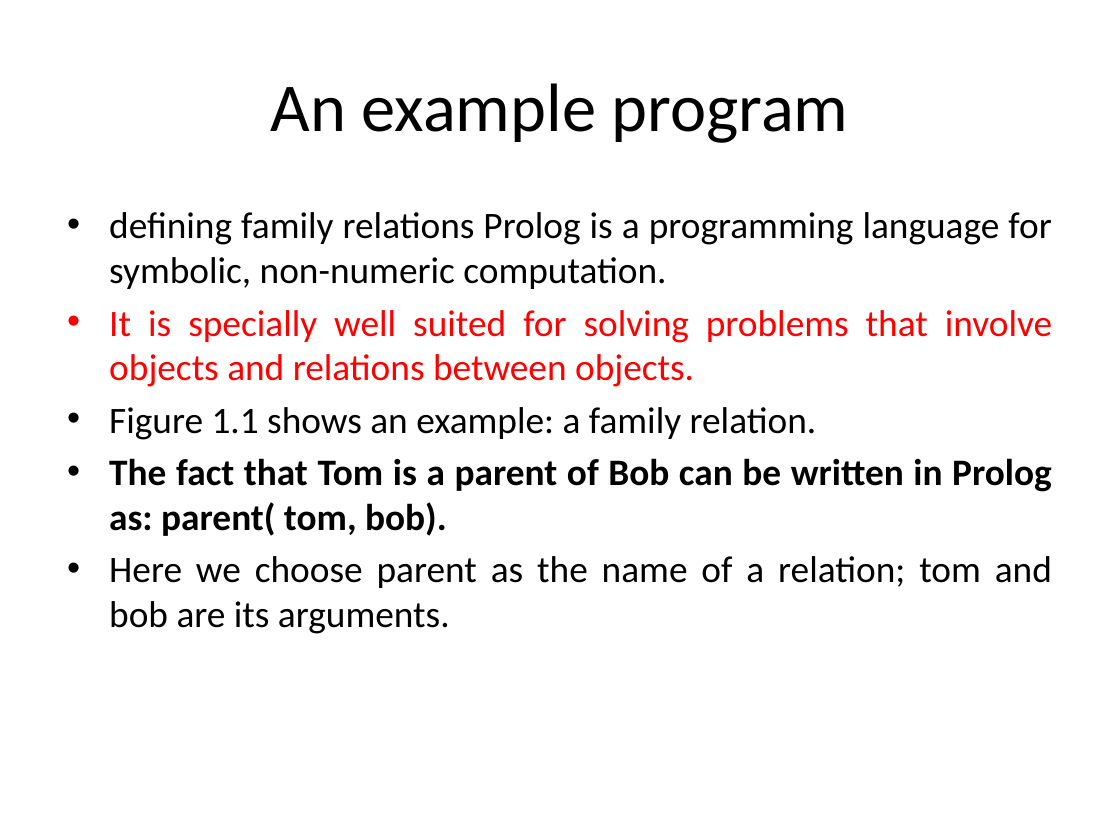
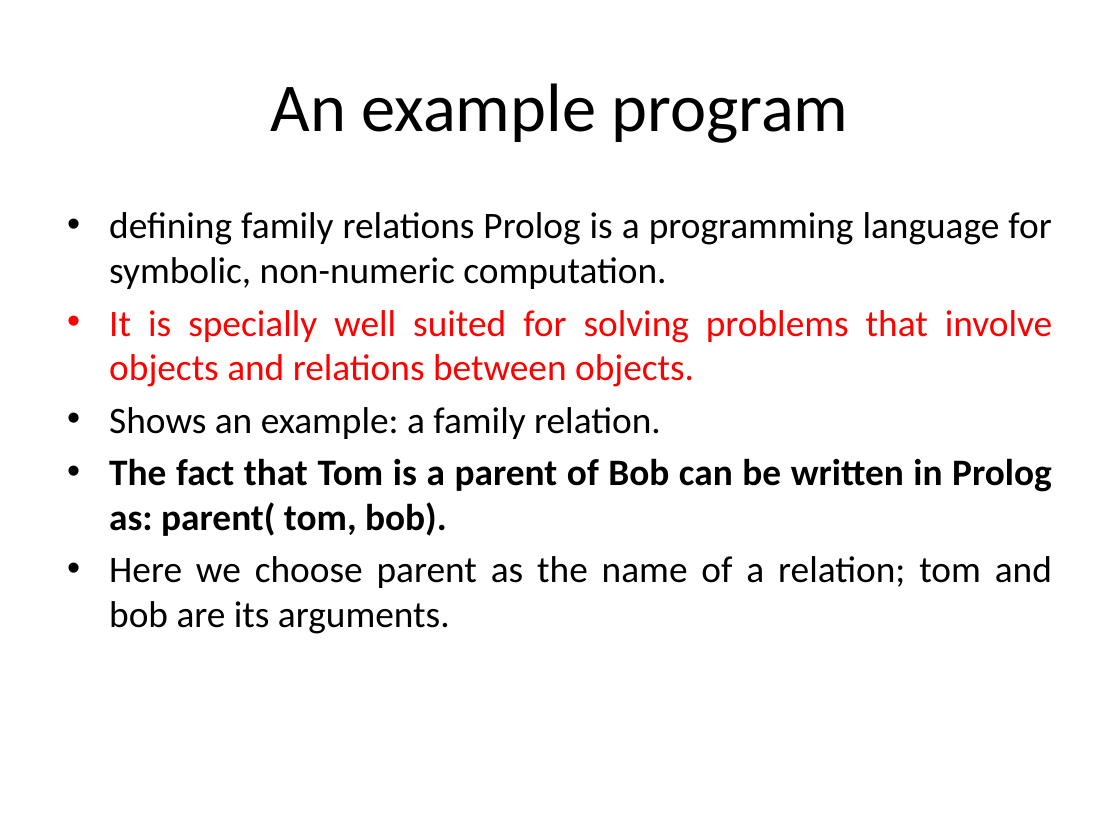
Before and after one commit to mssanamateen/Artificial-Intelligence-Lab, a slide deck: slide 11 of prolog/prolog.pptx. Drawn at 1120x840 pixels with LibreOffice and Linux fonts; fonts in the diff are those of the drawing. Boxes give left, top, right and bottom in pixels: in the first picture for what was removed or moved away, otherwise in the second. Text is boxed around its words. In the diff, an @@ line names an element or a change of style, - is before the commit and + after.

```diff
--- a/prolog/prolog.pptx
+++ b/prolog/prolog.pptx
@@ text at (x1=109, y1=407, x2=661, y2=439): text changed @@
-• Figure 1.1 shows an example: a family relation.
+• Shows an example: a family relation.
```
Also in this commit, not shown: 3 other slides changed, 2 other files.
